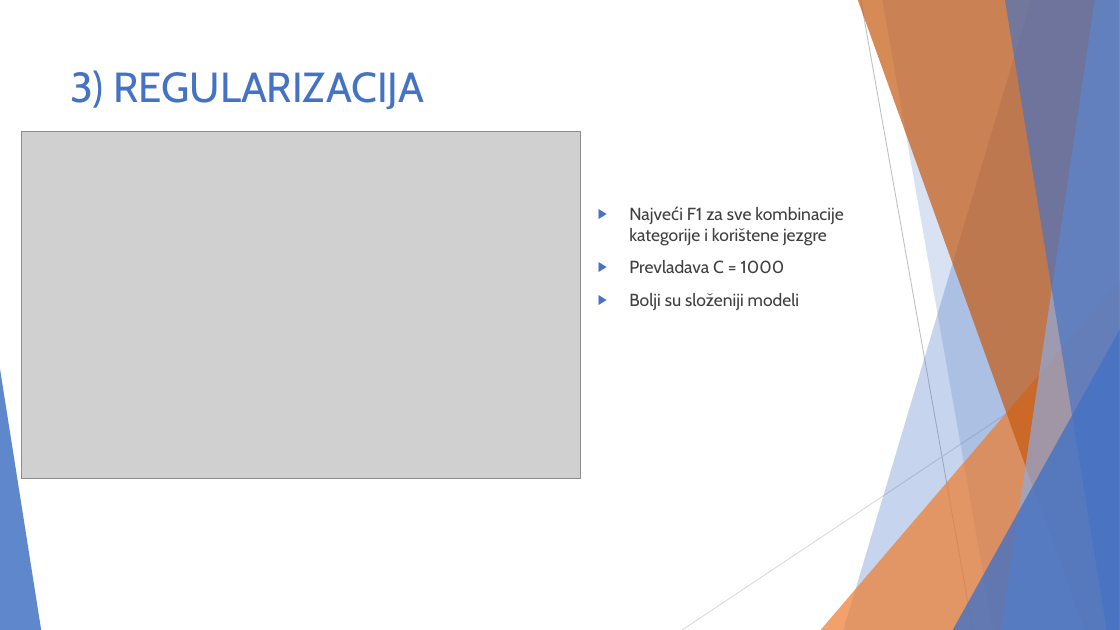
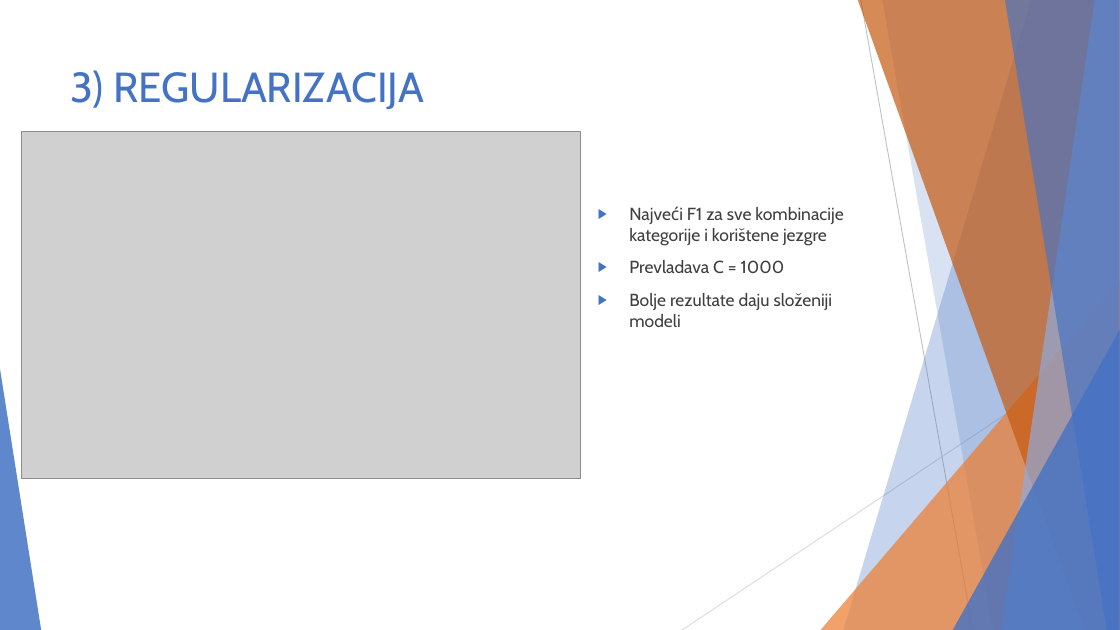
Before and after one commit to majajuric/UUZOP-Text-Classification-using-String-Kernels, a slide deck: slide 12 of UZOP_prezentacija.pptx. Drawn at 1120x630 pixels with LibreOffice and Linux fonts; fonts in the diff are those of the drawing; grey boxes stand for pictures. Boxes give left, top, right and bottom in pixels: in the first picture for what was removed or moved away, otherwise in the second. Text is boxed around its words. In the diff, an @@ line names an element or a change of style, - is before the commit and + after.

```diff
--- a/UZOP_prezentacija.pptx
+++ b/UZOP_prezentacija.pptx
@@ text at (x1=629, y1=293, x2=833, y2=327): text changed @@
-▶ Bolji su složeniji modeli
+▶ Bolje rezultate daju složeniji modeli
```
Also in this commit, not shown: 6 other slides changed.
